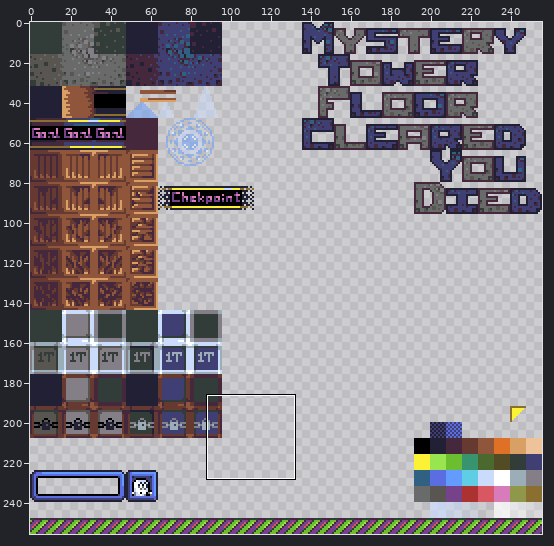
Sprite sheet, stored at Assets/textures/new-atlas.png. Above, an overview of the earlier version with the close-up marked.
Close-up. Before:
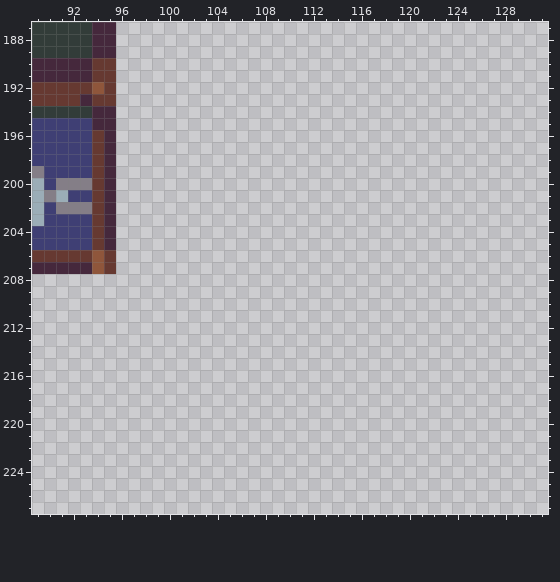
The file is 256x256 pixels. Shown: x 89..131, y 187..227.
The result:
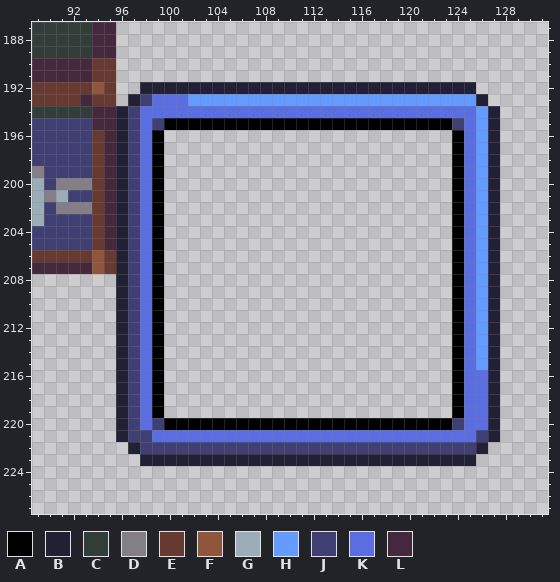
Palette (. is transparent): A #000000  B #222034  C #323c39  D #847e87  E #663931  F #8f563b  G #9badb7  H #639bff  J #3f3f74  K #5b6ee1  L #45283c
Diff:
The author put colour A in row 195 at x 100 to 123; in rows 196 to 219 at x 99 and 124; in row 220 at x 100 to 123.
The author put colour B in row 192 at x 98 to 125; in row 193 at x 97 and 126; in rows 194 to 221 at x 96 and 127; in row 222 at x 97 and 126; in row 223 at x 98 to 125.
The author put colour H in row 193 at x 102 to 125; in rows 194 to 215 at x 126.
The author put colour J in row 193 at x 98; in row 194 at x 97; in row 195 at x 97, 99 and 124; in rows 196 to 219 at x 97; in row 220 at x 97, 99 and 124; in row 221 at x 97 to 98 and 126.
The author put colour J in row 222 at x 98 to 125.
The author put colour K in row 193 at x 99 to 101; in row 194 at x 98 to 125; in rows 195 to 215 at x 98 and 125; in rows 216 to 220 at x 98 and 125 to 126; in row 221 at x 99 to 125.
Pixel boxes of the changes (left, top, right, bottom) in both close-ups:
added: (116, 82, 500, 466)
